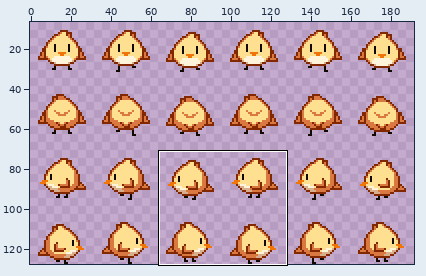
One commit to this sprite sheet: assets/player/normalgoon_walk.png. The first picture is a wide view before the edit; the outline marks the close-up.
Close-up. The starting point:
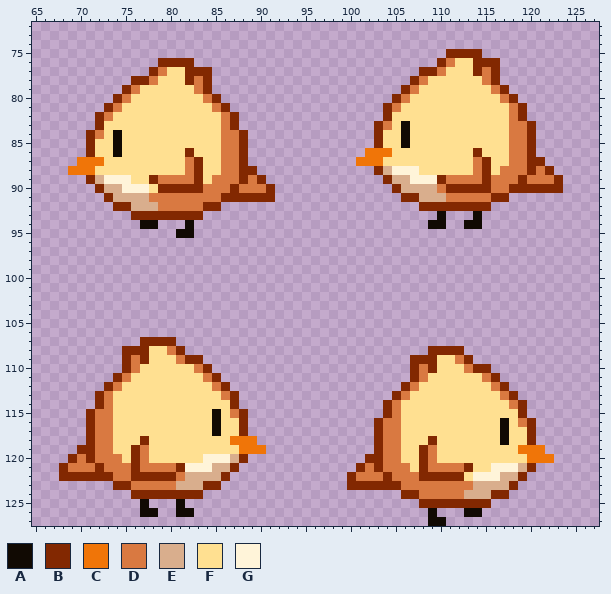
The file is 192x128 pixels. Shown: x 65..127, y 72..127. The wide view leaves out empty margins. The commit also changed other parts of the picture, which this record leaves out.
Palette (. is transparent): A #110a03  B #822801  C #f07508  D #d97941  E #d9ae8d  F #ffe091  G #fff4d9
Pixels before (only the part around the change), first column x 65:
 72 ...............................................................
 73 ...............................................................
 74 ...............................................................
 75 ..............................................BBBB.............
 76 ..............BBBB...........................BDFFBBB...........
 77 .............BDFFBBB.......................BBDFFFBDB...........
 78 ...........BBDFFFBDB......................BDFFFFFFDB...........
 79 ..........BDFFFFFFDB.....................BDFFFFFFFFDB..........
 80 .........BDFFFFFFFFDB...................BDFFFFFFFFFFDB.........
 81 ........BDFFFFFFFFFFDB.................BDFFFFFFFFFFFFDB........
 82 .......BDFFFFFFFFFFFFDB................BFFFFFFFFFFFFFDB........
 83 .......BFFFFFFFFFFFFFDB...............BDFAFFFFFFFFFFFDDB.......
 84 ......BDFAFFFFFFFFFFFDDB..............BFFAFFFFFFFFFFFDDB.......
 85 ......BFFAFFFFFFFFFFFDDB..............BFFAFFFFFFFFFFFDDB.......
 86 ......BFFAFFFFFFFBFFFDDB.............CCCFFFFFFFFFBFFFDDB.......
 87 .....CCCFFFFFFFFFDBFFDDB............CCCFFFFFFFFFFDBFFDDBB......
 88 ....CCCFFFFFFFFFFDBFFDDBB.............BEGGGFFFFFFDBFDDDBDB.....
 89 ......BEGGGFFBDDDDBFDDDBDB.............BEEGGGBDDDDBDDDBDDDB....
 90 .......BEEGGGFBBBBBDDDBDDDB.............BEEEEDBBBBBDDBBBBBB....
 91 ........BEEEEDDDDDDDDBBBBBB..............BBEEEDDDDDBB..........
 92 .........BBEEEDDDDDBB......................BBBBBBBB............
 93 ...........BBBBBBBB..........................A...A.............
 94 ............AA...A..........................AA..AA.............
 95 ................AA.............................................
 96 ...............................................................
 97 ...............................................................
 98 ...............................................................
 99 ...............................................................
100 ...............................................................
101 ...............................................................
102 ...............................................................
103 ...............................................................
104 ...............................................................
105 ...............................................................
106 ...............................................................
107 ............BBBB...............................................
108 ..........BBBFFDB...........................BBBB...............
109 ..........BDBFFFDBB.......................BBBFFDB..............
110 ..........BDFFFFFFDB......................BDBFFFDBB............
111 .........BDFFFFFFFFDB.....................BDFFFFFFDB...........
112 ........BDFFFFFFFFFFDB...................BDFFFFFFFFDB..........
113 .......BDFFFFFFFFFFFFDB.................BDFFFFFFFFFFDB.........
114 .......BDFFFFFFFFFFFFFB................BDFFFFFFFFFFFFDB........
115 ......BDDFFFFFFFFFFFAFDB...............BDFFFFFFFFFFFFFB........
116 ......BDDFFFFFFFFFFFAFFB..............BDDFFFFFFFFFFFAFDB.......
117 ......BDDFFFFFFFFFFFAFFB..............BDDFFFFFFFFFFFAFFB.......
118 ......BDDFFFBFFFFFFFFFCCC.............BDDFFFBFFFFFFFAFFB.......
119 .....BBDDFFBDFFFFFFFFFFCCC............BDDFFBDFFFFFFFFFCCC......
120 ....BDBDDDFBDFFFFFFGGGEB.............BBDDFFBDFFFFFFFFFFCCC.....
121 ...BDDDBDDDBDDDDBGGGEEB.............BDBDDDFBDDDDBFFGGGEB.......
122 ...BBBBBBDDBBBBBDEEEEB.............BDDDBDDDBBBBBFGGGEEB........
123 .........BBDDDDDEEEBB..............BBBBBBDDDDDDDDEEEEB.........
124 ...........BBBBBBBB......................BBDDDDDEEEBB..........
125 ............A...A..........................BBBBBBBB............
126 ............AA..AA..........................A...AA.............
127 ............................................AA.................
The result:
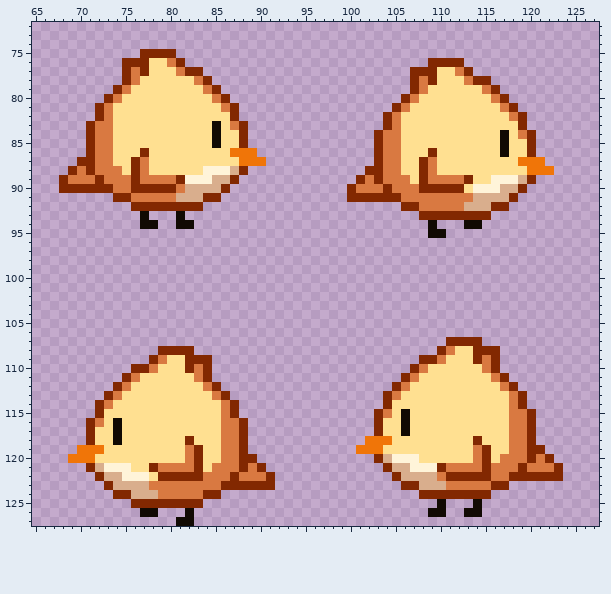
Changes in this commit:
Changed rows in their new state; - is an unchanged pixel.
first column x 68:
 75 ---------BBBB------------------------------....---------
 76 -------BBBFFD-.--------------------------B-BB....-------
 77 -------BDBFF-D--.----------------------B--F-DB...-------
 78 -------BDFF---F--------------------------B---DBB.-------
 79 ------BDF------FDB--------------------.BD------DB.------
 80 -----BDF--------FDB------------------.BD--------DB.-----
 81 ----BDF----------FDB----------------.BD----------DB.----
 82 ------------------F------------------D------------------
 83 ---BDD-----------AFDB--------------.BDF-----------FB.---
 84 -----DF----------AFF----------------DDF----------AF-----
 85 ----DDF----------AFF----------------DDF----------AFF----
 86 ----DDF--B----F---FCCC------------.BDD---B----F--AFF----
 87 --BBDD--BD----FF--FFCCC----------..BDD--BD----FF--FCCC--
 88 -BDBDDD-BD----FFGGGE-.------------B-DDFFBD----FF-FFFCCC-
 89 BDDDBDDDBDD--BGGGEEB...----------BDBDDDFBDD--BFFGGGEB...
 90 BBBB-BDDBBB--DEEEEB.....--------BDDDBDDDBBB--FGGGEE-....
 91 -----.BBDD---EEEBB......--------BBBBBBDDDDD---EEEEB-----
 92 ------..BBBBBBBB..--------------------BBDDDDDEEEBB------
 93 --------.A...A..------------------------BBBBBBBB--------
 94 -------------A----------------------------.-------------
 95 -------------..--------------------------AA-------------
first column x 68:
107 ---------....------------------------------BBBB---------
108 -------....BB-B--------------------------.-DFFBBB-------
109 -------...BD-F--B----------------------.--D-FFBDB-------
110 -------.BBD---B--------------------------F---FFDB-------
111 ------.BD------DB.--------------------BDF------FDB------
112 -----.BD--------DB.------------------BDF--------FDB-----
113 ----.BD----------DB.----------------BDF----------FDB----
114 ------------------D------------------F------------------
115 ---.BF-----------FDB.--------------BDFA-----------DDB---
116 -----FA----------FDD----------------FFA----------FD-----
117 ----FFA----------FDD----------------FFA----------FDD----
118 ----FFA--F----B---DDB.------------CCCF---F----B--FDD----
119 --CCCF--FF----DB--DDB..----------CCCFF--FF----DB--DDBB--
120 -CCCFFF-FF----DBFFDD-B------------.-EGGGFF----DB-DDDBDB-
121 ...BEGGGFFB--DDBFDDDBDB----------...BEEGGGB--DDBDDDBDDDB
122 ....-EEGGGF--BBBDDDBDDDB--------.....BEEEED--BBBDDB-BBBB
123 -----BEEEE---DDDDDBBBBBB--------......BBEEE---DDBB.-----
124 ------BBEEEDDDDDBB--------------------..BBBBBBBB..------
125 --------BBBBBBBB------------------------..A...A.--------
126 -------------.----------------------------A-------------
127 -------------AA--------------------------..-------------
Pixel boxes of the changes (left, top, right, bottom) in both close-ups:
changed: (59, 49, 275, 238)
changed: (347, 49, 563, 238)
changed: (59, 337, 275, 526)
changed: (347, 337, 563, 526)
